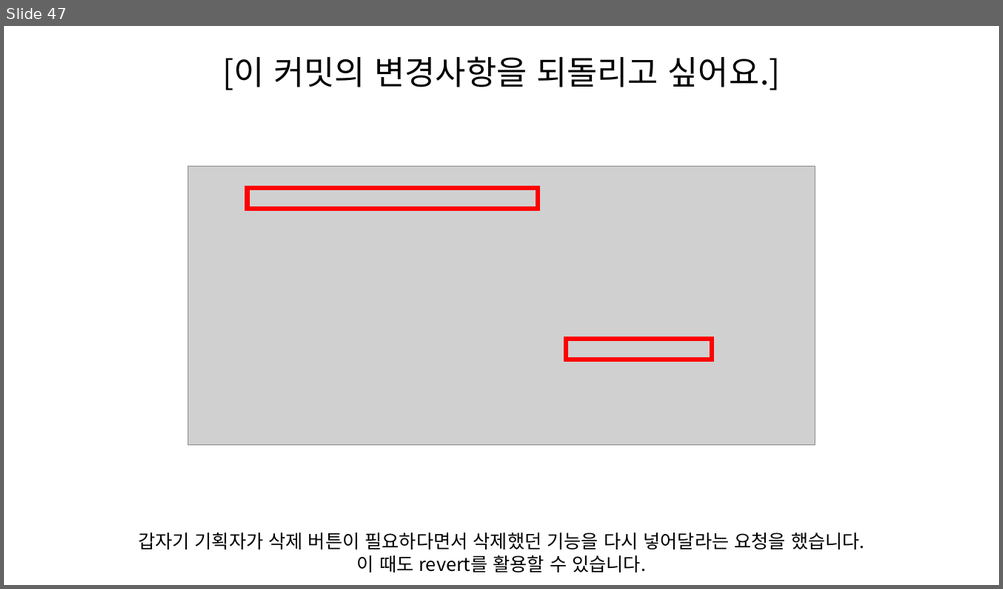
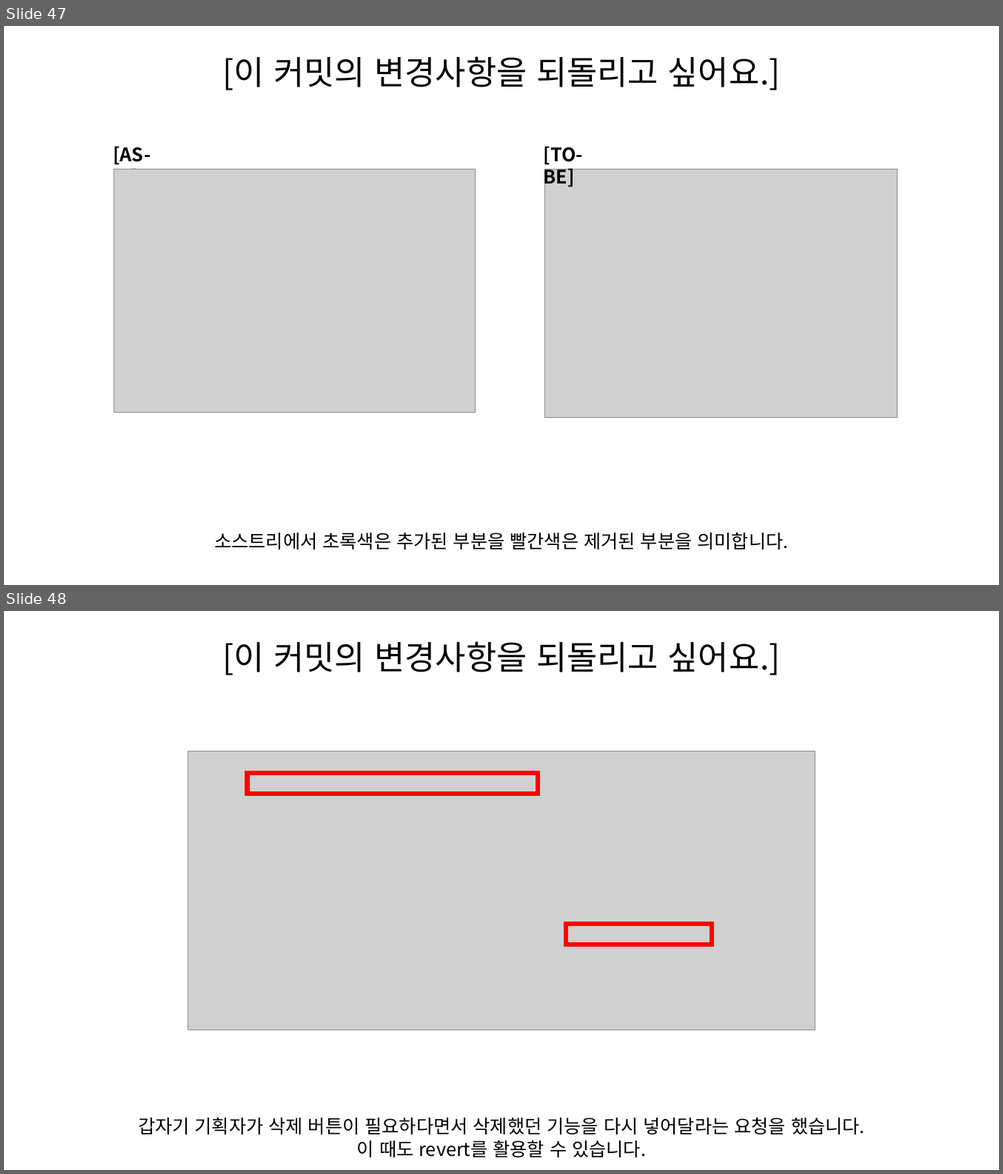
Before and after one commit to SeungHeeNoh/study_well, a slide deck: docs/10. 편리한 기능.pptx. Shown one above the other, each under a label of ours: slide 47 before the commit, slides 47 and 48 after it. The pictures are 1003x589 and 1003x1174 pixels, drawn with LibreOffice and Linux fonts; fonts in the diff are those of the drawing; grey boxes stand for pictures. Boxes give left, top, right and bottom in pixels: in the first picture for what was removed or moved away, otherwise in the second. Text is boxed around its words. In the diff, an @@ line names an element or a change of style, - is before the commit and + after.

```diff
--- a/docs/10. 편리한 기능.pptx
+++ b/docs/10. 편리한 기능.pptx
@@ slide 47 added at box(4, 26, 999, 585), background #FFFFFF @@
@@ text added at box(222, 56, 780, 90), 32 pt, text #000000 @@
+[이 커밋의 변경사항을 되돌리고 싶어요.]
@@ group added at box(113, 146, 897, 417): 2 texts, 2 pictures @@
+[AS-IS]
+[TO-BE]
@@ text added at box(214, 533, 788, 550), 18 pt, text #000000 @@
+소스트리에서 초록색은 추가된 부분을 빨간색은 제거된 부분을 의미합니다.
@@ what was slide 47 is now slide 48 @@
```
Also in this commit, not shown: 9 slides changed, 4 other slides added, 4 slides removed.
